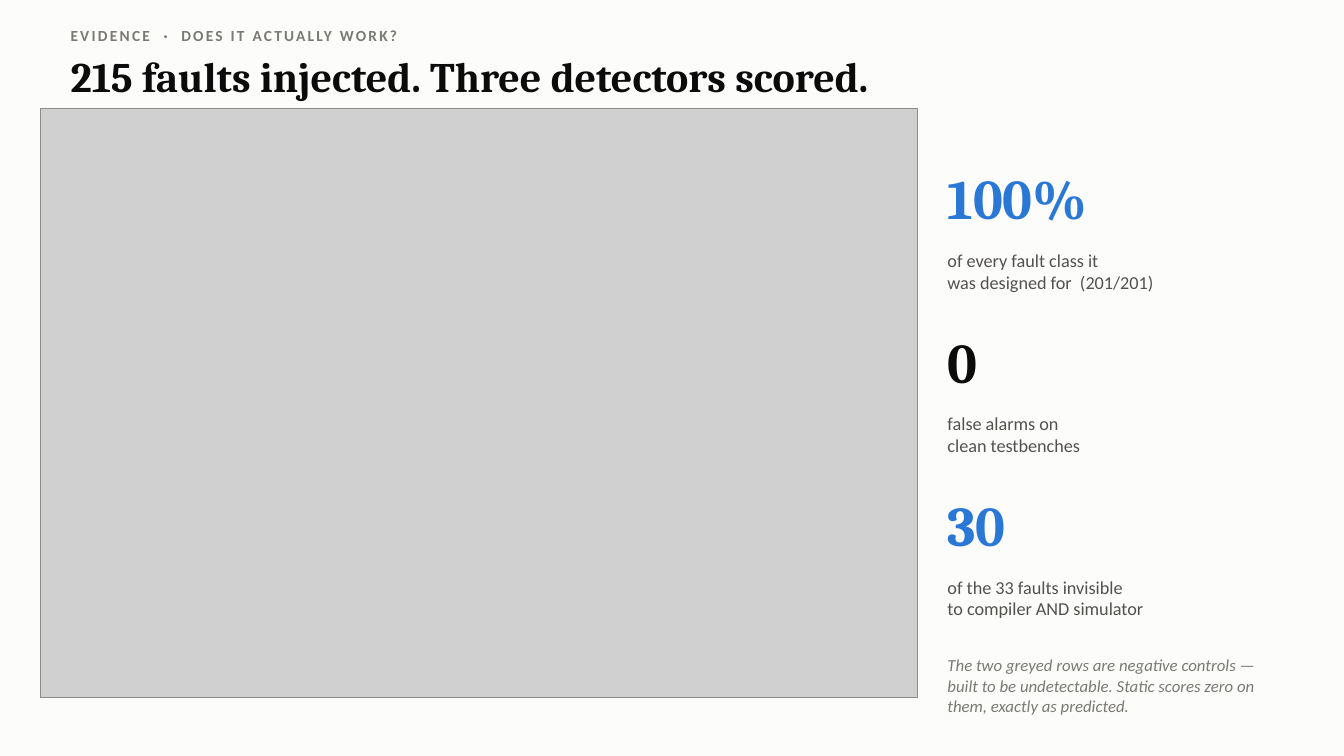
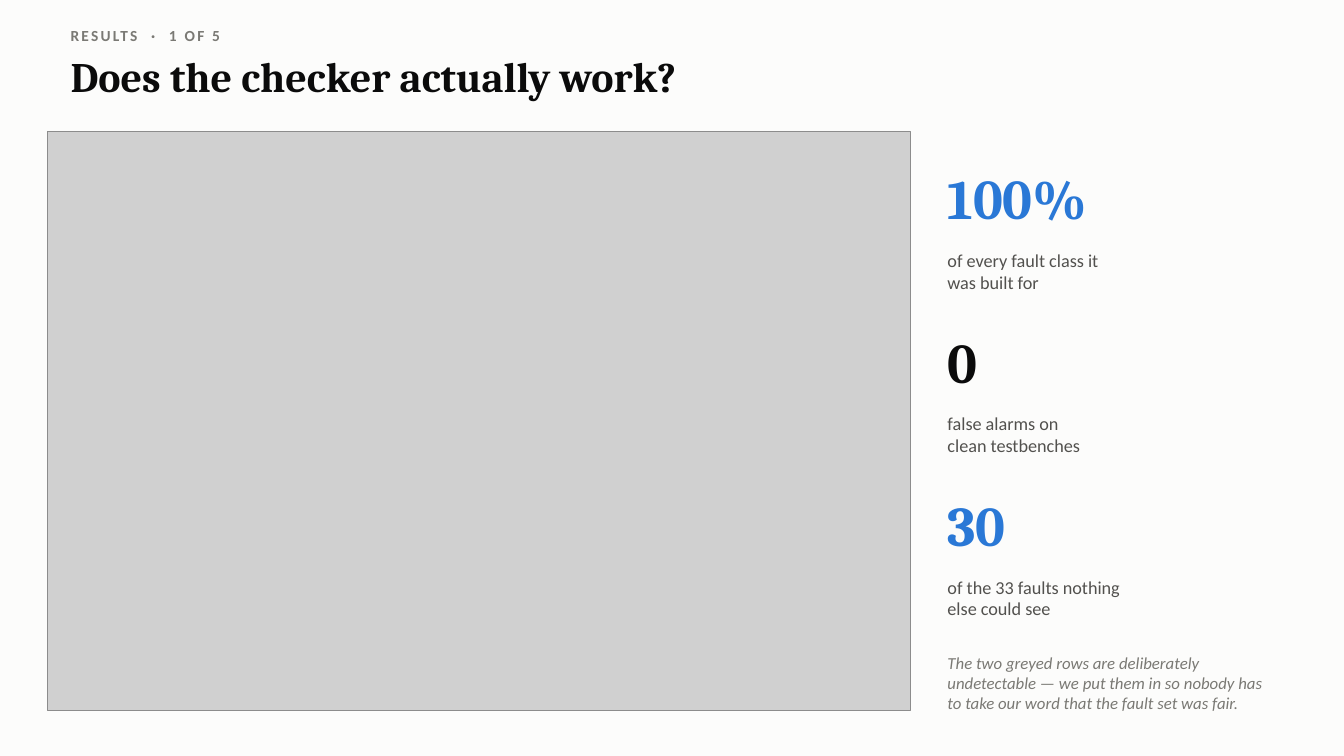
Before and after one commit to Sawaiz-zip/agentic-verilog-testbench, a slide deck: slide 18 of docs/presentation.pptx (slide 10 before the commit). Drawn at 1344x756 pixels with LibreOffice and Linux fonts; fonts in the diff are those of the drawing; grey boxes stand for pictures. Boxes give left, top, right and bottom in pixels: in the first picture for what was removed or moved away, otherwise in the second. Text is boxed around its words. In the diff, an @@ line names an element or a change of style, - is before the commit and + after.

```diff
--- a/docs/presentation.pptx
+++ b/docs/presentation.pptx
@@ text at (169,31,220,41): text changed @@
-EVIDENCE · DOES IT ACTUALLY WORK?
+RESULTS · 1 OF 5
@@ text at (71,62,677,102): text changed @@
-215 faults injected. Three detectors scored.
+Does the checker actually work?
@@ picture: place and size @@
-picture at (40,109,918,698)
+picture at (47,131,910,711)
@@ text at (947,276,1039,289): text changed @@
-was designed for (201/201)
+was built for
@@ text at (947,581,1120,615): text changed @@
-of the 33 faults invisible
-to compiler AND simulator
+of the 33 faults nothing
+else could see
@@ text at (947,657,1262,711): text changed @@
-The two greyed rows are negative controls — built to be undetectable. Static scores zero on them, exactly as predicted.
+The two greyed rows are deliberately undetectable — we put them in so nobody has to take our word that the fault set was fair.
```
Also in this commit, not shown: 6 other slides changed, 17 slides added, 19 slides removed, 3 other files.
